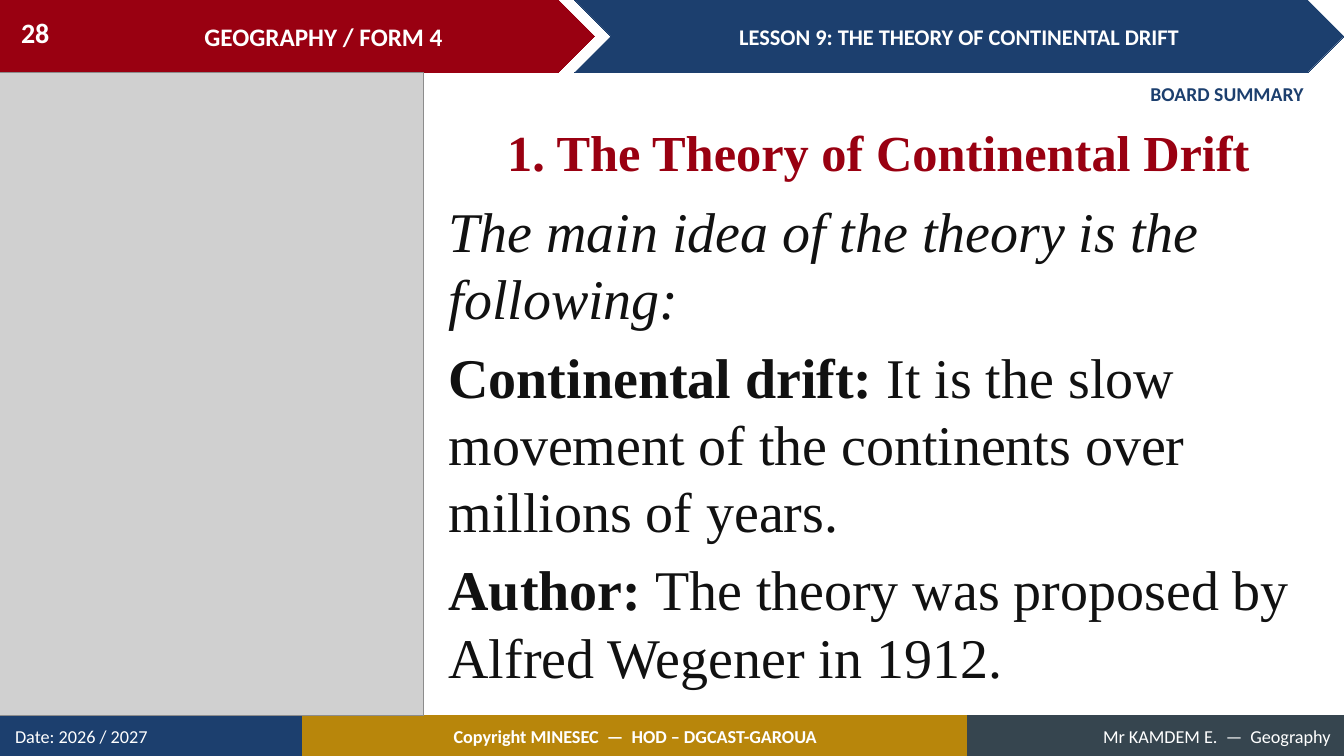
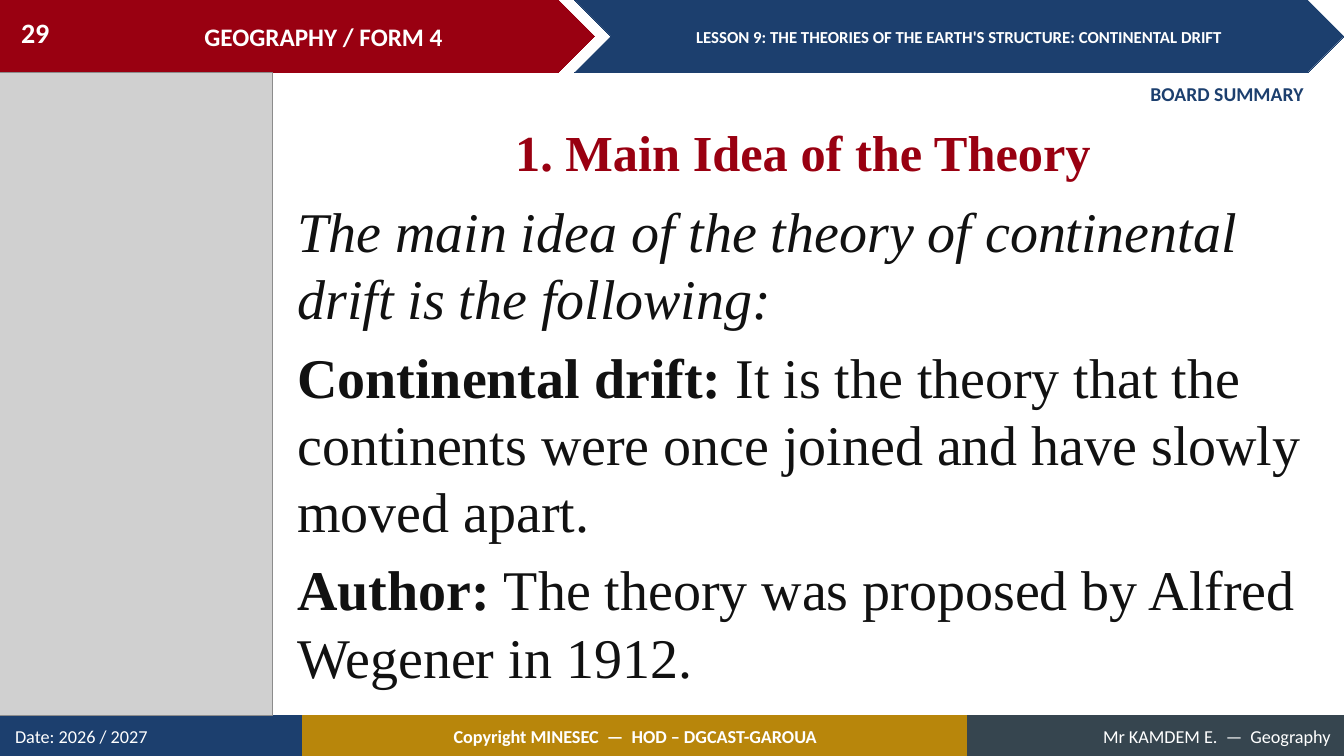
Before and after one commit to Berthautk/linea-github, a slide deck: slide 29 of lecons/F3/12_FORM4_LESSON09_Continental_Drift.pptx (slide 28 before the commit). Drawn at 1344x756 pixels with LibreOffice and Linux fonts; fonts in the diff are those of the drawing; grey boxes stand for pictures. Boxes give left, top, right and bottom in pixels: in the first picture for what was removed or moved away, otherwise in the second. Text is boxed around its words. In the diff, an @@ line names an element or a change of style, - is before the commit and + after.

```diff
--- a/lecons/F3/12_FORM4_LESSON09_Continental_Drift.pptx
+++ b/lecons/F3/12_FORM4_LESSON09_Continental_Drift.pptx
@@ page number at (21,24,49,43): text changed @@
-28
+29
@@ text in chevron at (696,31,1221,43): text changed; size 16 to 12 pt @@
-LESSON 9: THE THEORY OF CONTINENTAL DRIFT
+LESSON 9: THE THEORIES OF THE EARTH'S STRUCTURE: CONTINENTAL DRIFT
@@ picture: place and size @@
-picture at (0,73,423,716)
+picture at (0,73,272,716)
@@ text at (515,135,1091,181): text changed @@
-1. The Theory of Continental Drift
+1. Main Idea of the Theory
@@ text "The main idea of the ...": place and size @@
-text "The main idea of the ..." at (449,213,1289,688)
+text "The main idea of the ..." at (297,212,1300,688)
@@ text at (297,212,1300,543): text changed @@
-The main idea of the theory is the following:
-Continental drift: It is the slow movement of the continents over millions of years.
+The main idea of the theory of continental drift is the following:
+Continental drift: It is the theory that the continents were once joined and have slowly moved apart.
```
Also in this commit, not shown: 42 other slides changed, 6 slides added, 2 slides removed, 15 other files.
